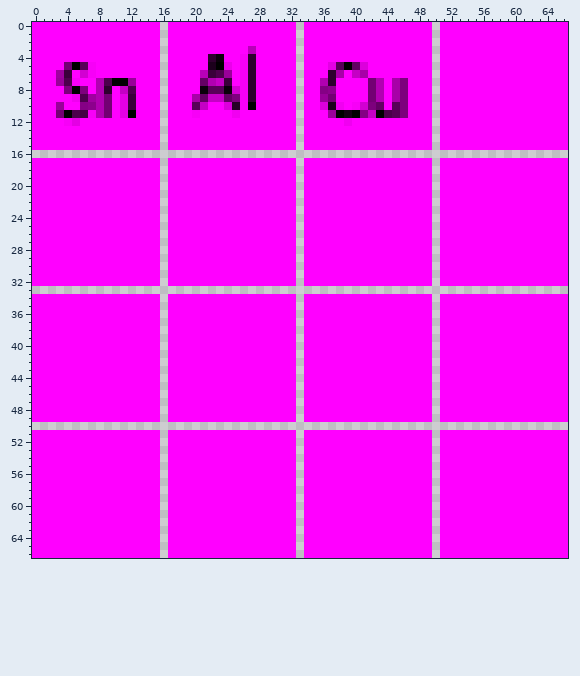
File history of a sprite sheet, resources/texture/items.png. That is the earlier state.
The file is 67x67 pixels. Colours within 5 levels of each other are drawn and written as one.
And afterwards:
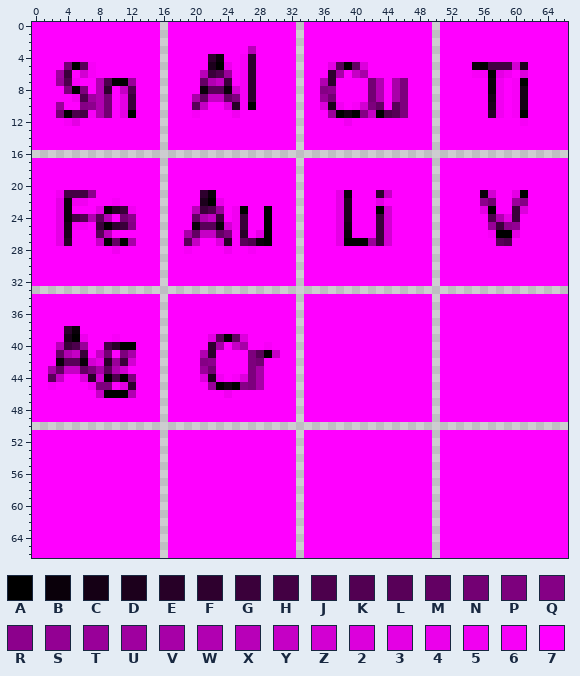
Palette (. is transparent): A #000000  B #0a000a  C #150015  D #1c001c  E #270027  F #2e002e  G #3a003a  H #430043  J #4c004c  K #520052  L #580058  M #630063  N #730073  P #7d007d  Q #850085  R #8c008c  S #930093  T #990099  U #9f009f  V #a700a7  W #b100b1  X #b800b8  Y #c500c5  Z #d200d2  2 #dc00dc  3 #e400e4  4 #eb00eb  5 #f100f1  6 #f700f7  7 #ff00ff
From old to new:
y 5: x 55..61 7777777 -> BAHHHZD
y 6: x 55..59 77777 -> 66A35; x 61 7 -> 2
y 7: x 57..58 77 -> B5; x 60..61 77 -> 6A
y 8: x 57..58 77 -> B5; x 60..61 77 -> 6C
y 9: x 57..58 77 -> C5; x 60..61 77 -> 6C
y 10: x 57..58 77 -> D5; x 60..61 77 -> 6C
y 11: x 57..58 77 -> E5; x 60..61 77 -> 6A
y 12: x 61 7 -> 6
y 21: x 3..7 77777 -> 5HHHR; x 21..22 77 -> FB; x 38..39 77 -> 3B; x 43..44 77 -> FY; x 56..57 77 -> BZ; x 60..61 77 -> 3A
y 22: x 3..6 7777 -> 3B55; x 10 7 -> 6; x 21..23 777 -> DA4; x 38..39 77 -> 3D; x 43 7 -> 3; x 56..57 77 -> RN; x 60..61 77 -> TQ
y 23: x 3..4 77 -> 3B; x 8..12 77777 -> 3AEG5; x 20..23 7777 -> XGJT; x 25..26 77 -> 5A; x 29 7 -> A; x 38..39 77 -> 3D; x 43..44 77 -> AZ; x 56..57 77 -> 3A; x 60..61 77 -> G2
y 24: x 3..9 7777777 -> 3BHKWLX; x 11..12 77 -> NR; x 20..23 7777 -> MWYG; x 25..26 77 -> 5G; x 29 7 -> A; x 38..39 77 -> 3D; x 43..44 77 -> GZ; x 57..60 7777 -> JW3G
y 25: x 3..6 7777 -> 3C66; x 8..12 77777 -> GAFGQ; x 20..26 7777777 -> BLLBZ5G; x 29 7 -> A; x 38..39 77 -> 3C; x 43..44 77 -> GZ; x 57..60 7777 -> TGRS
y 26: x 3..4 77 -> 3D; x 8..9 77 -> LX; x 19..24 777777 -> VMYYMP; x 26 7 -> E; x 28..29 77 -> 3A; x 38..39 77 -> 3B; x 43..44 77 -> GZ; x 57..60 7777 -> 6AA3
y 27: x 3..4 77 -> 3E; x 8..12 77777 -> YAMAV; x 19..20 77 -> LY; x 23..24 77 -> 2E; x 26..29 7777 -> LJBA; x 38..44 7777777 -> 3AAATGZ; x 58..59 77 -> LJ
y 28: x 10 7 -> 5; x 19 7 -> 6; x 24 7 -> 5; x 27 7 -> 6
y 38: x 4..5 77 -> FB
y 39: x 4..6 777 -> DA4; x 10 7 -> 6; x 22..26 77777 -> 3LAM2
y 40: x 3..6 7777 -> XGJT; x 9..12 7777 -> HEAA; x 22..23 77 -> FV; x 25..26 77 -> YV; x 29 7 -> 6
y 41: x 3..6 7777 -> MWYG; x 8..9 77 -> YN; x 11..12 77 -> PV; x 21..22 77 -> WF; x 27..30 7777 -> PLAY
y 42: x 3..12 7777777777 -> BLLBZ3ETGZ; x 21..22 77 -> QR; x 27..28 77 -> PN
y 43: x 2..11 7777777777 -> VMYYMPVLWZ; x 21..22 77 -> TN; x 27..28 77 -> PV
y 44: x 2..3 77 -> LY; x 6..12 7777777 -> 2EZAJAP; x 21..23 777 -> 2D5; x 25..28 7777 -> 62PV
y 45: x 2 7 -> 6; x 7..9 777 -> 5PP; x 11..12 77 -> 3F; x 22..28 7777777 -> TACAQPV
y 46: x 8..12 77777 -> YAAAW; x 24 7 -> 5
